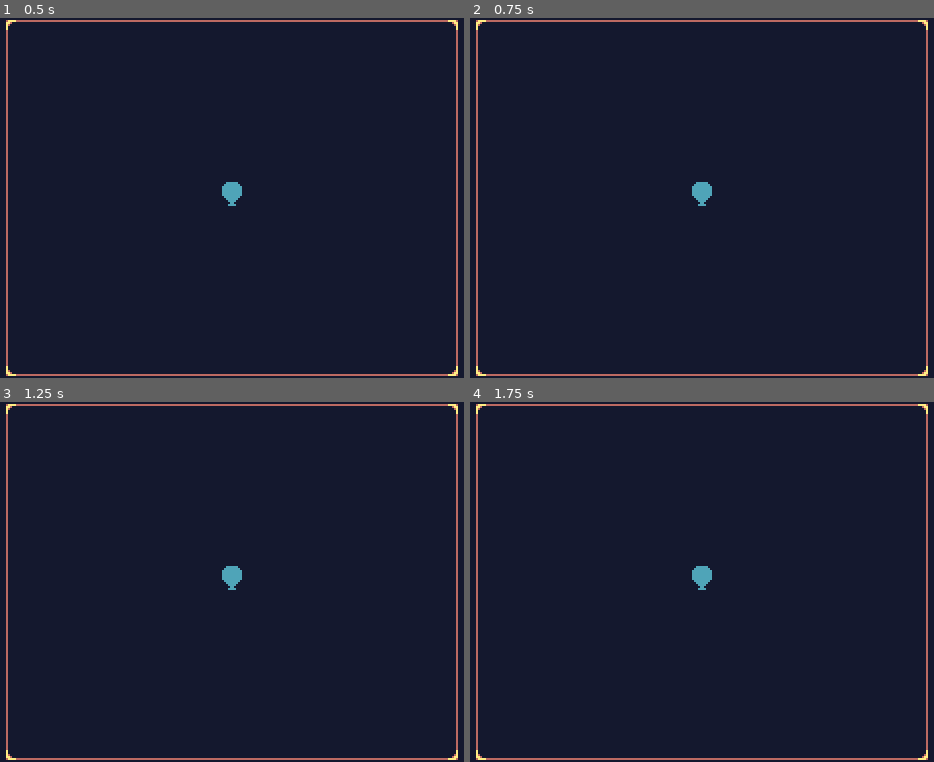
Above: before the commit, frames 1-4 (two rows, left to right).
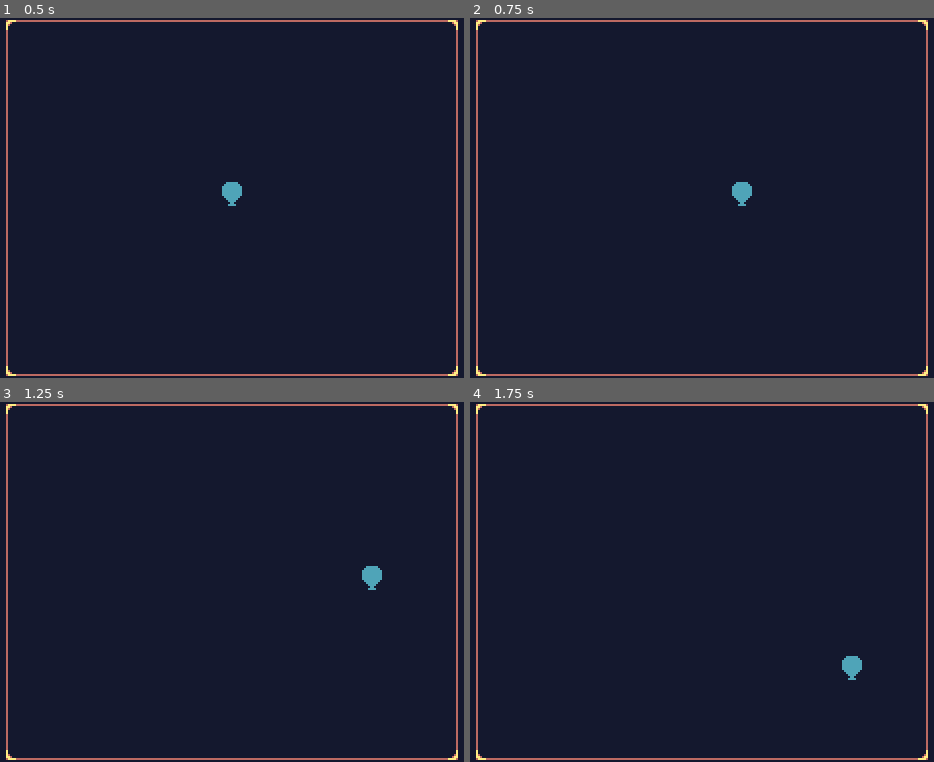
Above: after the commit, the same moments.

Repository: Superachi/Make-Your-First-Game-Mini-Course
Game: Godot game, scene res://world.tscn
Same seed, same stepped clock (60 frames per second), same inputs: the game is played once before the commit and once after it.
Inputs:
- Up to frame 1 (0.5 s): no input
- Up to frame 2 (0.75 s): tap Enter at 0.5 s; hold Right (ui_right) from 0.53 s (still down)
- Up to frame 3 (1.25 s): keep holding Right (ui_right)
- Up to frame 4 (1.75 s): release Right (ui_right) at 1.28 s; hold Down (ui_down) from 1.28 s (still down)

Frame 1 is identical in both runs. In frame 2, 0.4% of the frame differs, in the area x 47-61%, y 45-53%; in frame 3, 0.4%; in frame 4, 0.4%.

Commit message:
Change viewport stretch, add balloon movement, add vscode support

Diff:
--- /dev/null
+++ b/balloon.gd
@@ -0,0 +1,7 @@
+extends CharacterBody2D
+
+# _physics_process() gets called every single physics step
+func _physics_process(delta):
+	var input_vector = Input.get_vector("ui_left", "ui_right", "ui_up", "ui_down")
+	velocity = input_vector * 100
+	move_and_slide()
--- a/balloon.tscn
+++ b/balloon.tscn
@@ -1,5 +1,6 @@
-[gd_scene load_steps=3 format=3 uid="uid://b5vlrgdvhcf77"]
+[gd_scene load_steps=4 format=3 uid="uid://b5vlrgdvhcf77"]
 
+[ext_resource type="Script" path="res://balloon.gd" id="1_2j6nc"]
 [ext_resource type="Texture2D" uid="uid://cuyuglp4l7len" path="res://assets/balloon.png" id="1_7axca"]
 
 [sub_resource type="CapsuleShape2D" id="CapsuleShape2D_5mbwo"]
@@ -7,6 +8,9 @@
 height = 12.0
 
 [node name="Balloon" type="CharacterBody2D"]
+motion_mode = 1
+platform_on_leave = 2
+script = ExtResource("1_2j6nc")
 
 [node name="Sprite2D" type="Sprite2D" parent="."]
 texture = ExtResource("1_7axca")
--- a/project.godot
+++ b/project.godot
@@ -21,7 +21,7 @@
 window/size/viewport_height=180
 window/size/window_width_override=1280
 window/size/window_height_override=720
-window/stretch/mode="viewport"
+window/stretch/mode="canvas_items"
 window/stretch/scale_mode="integer"
 
 [rendering]
